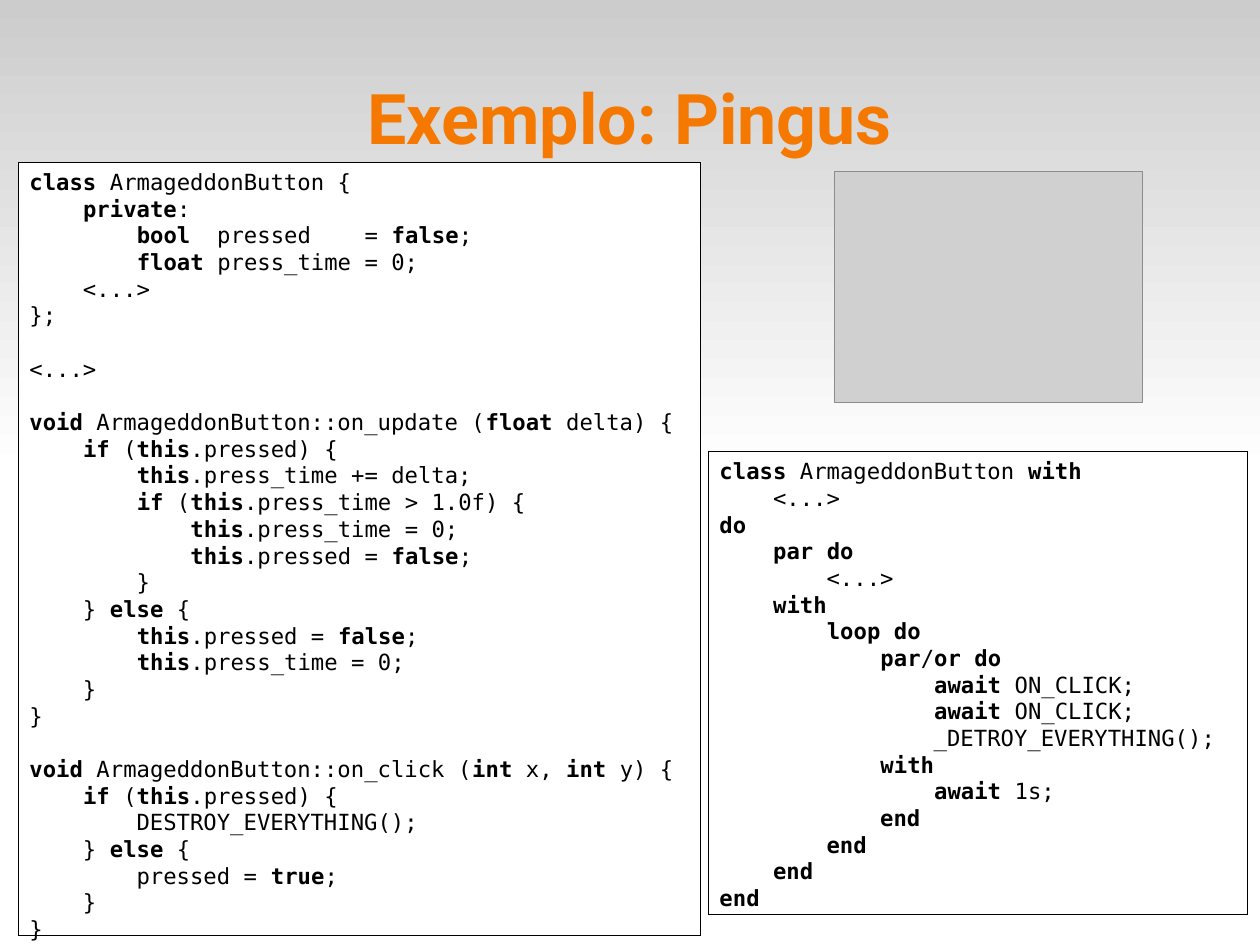
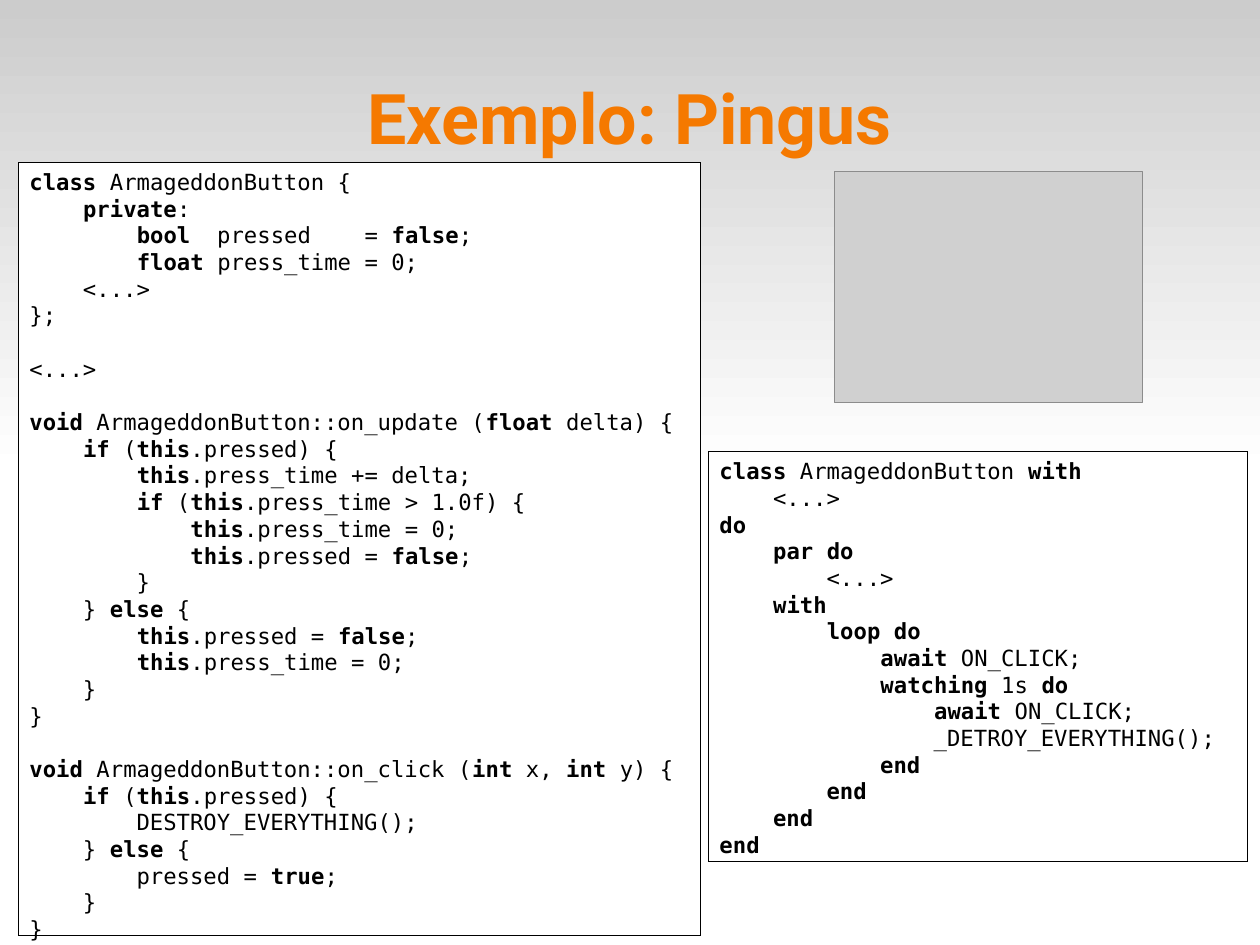
Before and after one commit to fsantanna-uerj/reativos, a slide deck: slide 30 of slides/05_ceu.odp. Drawn at 1260x945 pixels with LibreOffice and Linux fonts; fonts in the diff are those of the drawing; grey boxes stand for pictures. Boxes give left, top, right and bottom in pixels: in the first picture for what was removed or moved away, otherwise in the second. Text is boxed around its words. In the diff, an @@ line names an element or a change of style, - is before the commit and + after.

Commit message:
(>) slides

```diff
--- a/slides/05_ceu.odp
+++ b/slides/05_ceu.odp
@@ rectangle "class ArmageddonButton with": place and size @@
-rectangle "class ArmageddonButton with" at <box>709,452,1249,915</box>
+rectangle "class ArmageddonButton with" at <box>709,452,1249,861</box>
@@ text in rectangle at <box>880,649,1001,671</box>: paragraph removed @@
-par/or do
@@ text in rectangle at <box>880,675,1069,698</box>: paragraph added @@
+watching 1s do
@@ text in rectangle at <box>880,755,1055,802</box>: paragraphs removed @@
-with
-await 1s;
```
Also in this commit, not shown: 2 other files.
